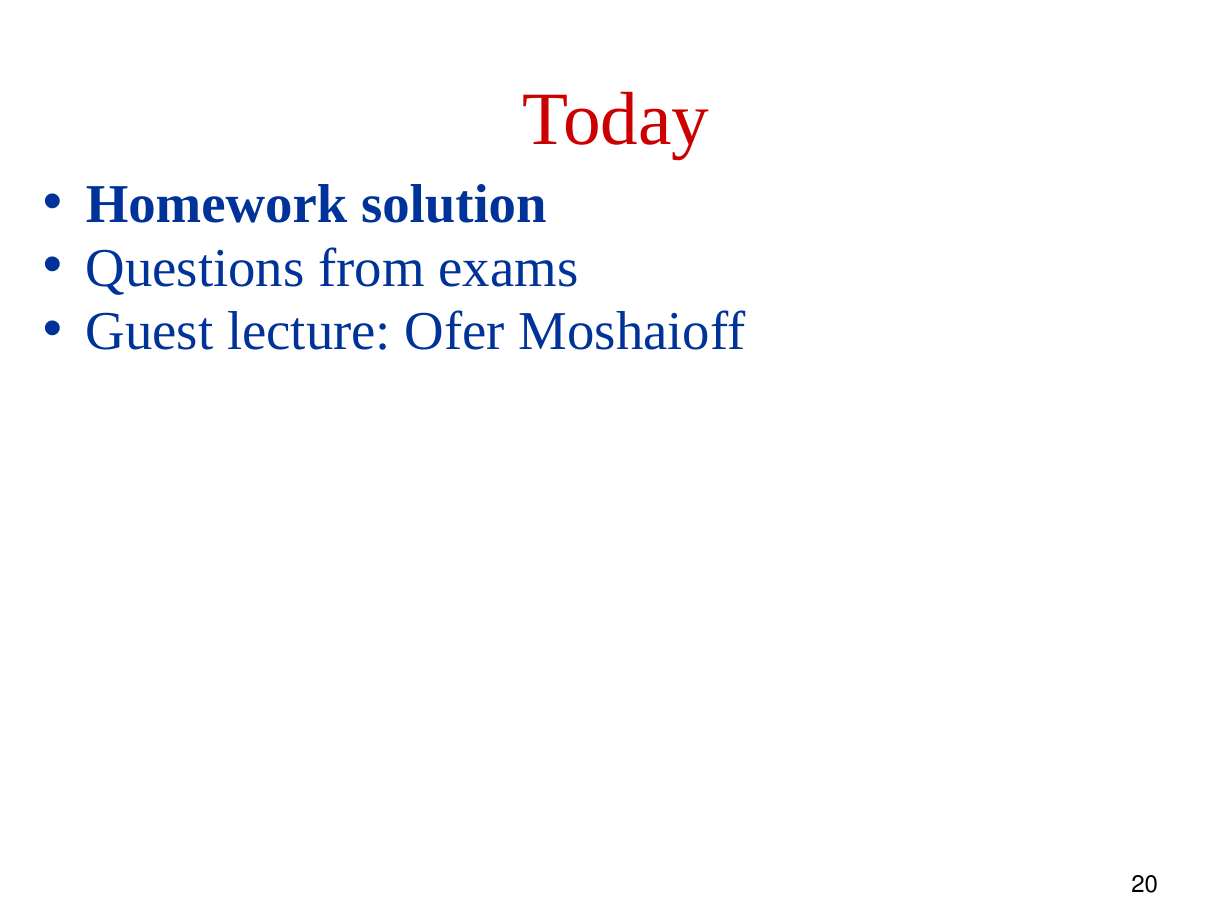
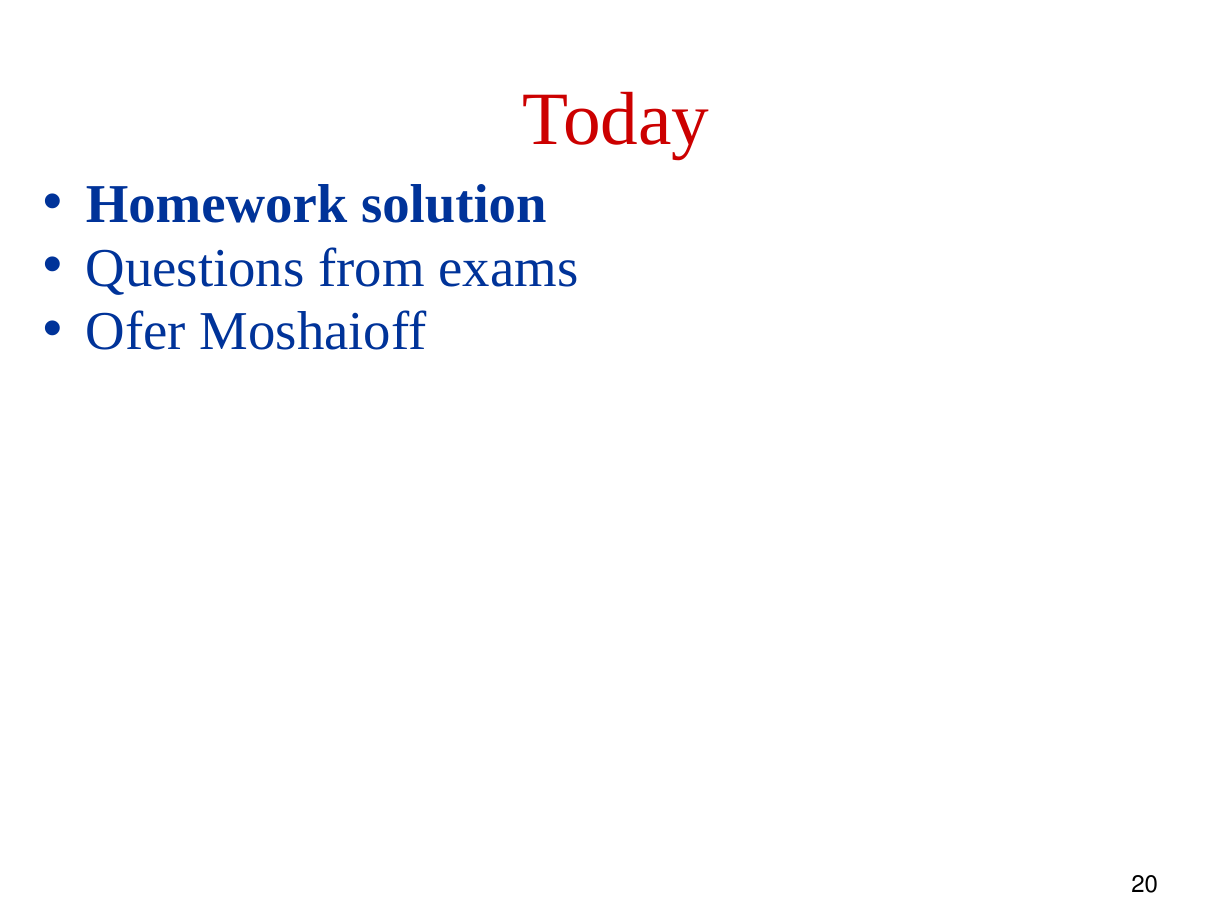
Before and after one commit to robintux/gip, a slide deck: slide 20 of Sessions/5/gip5.pptx. Drawn at 1232x924 pixels with LibreOffice and Linux fonts; fonts in the diff are those of the drawing. Boxes give left, top, right and bottom in pixels: in the first picture for what was removed or moved away, otherwise in the second. Text is boxed around its words. In the diff, an @@ line names an element or a change of style, - is before the commit and + after.

Commit message:
revised for 2015

```diff
--- a/Sessions/5/gip5.pptx
+++ b/Sessions/5/gip5.pptx
@@ text at (x1=86, y1=310, x2=427, y2=350): text changed @@
-• Guest lecture: Ofer Moshaioff
+• Ofer Moshaioff
```
Also in this commit, not shown: 2 other slides changed.
